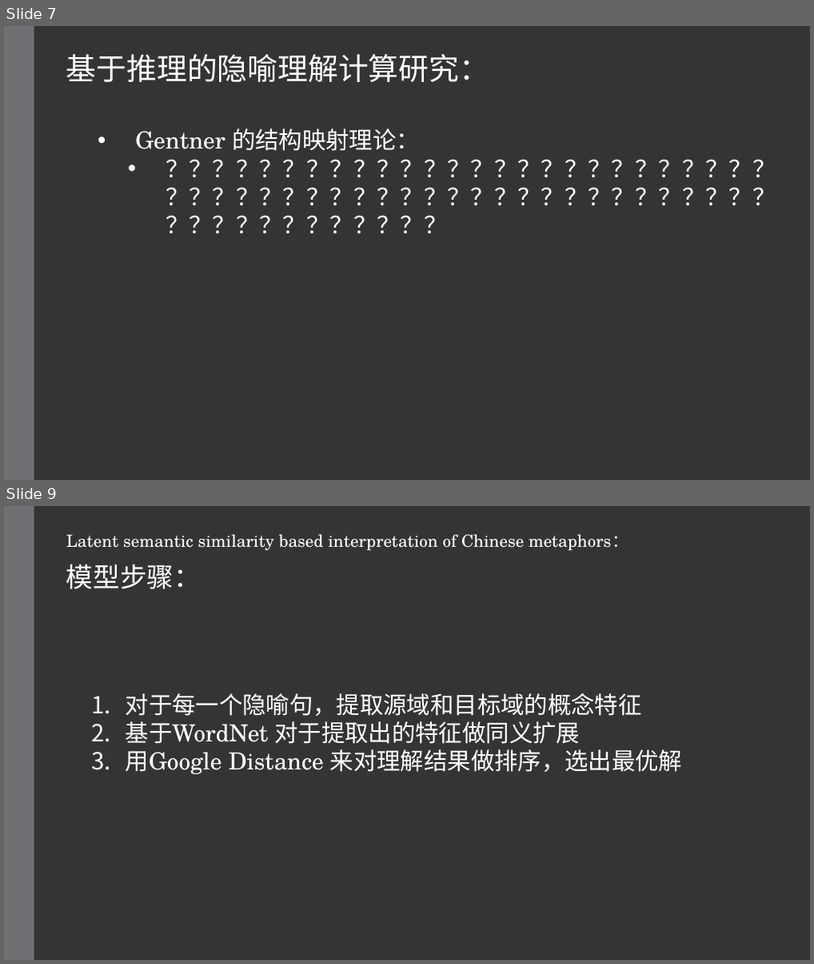
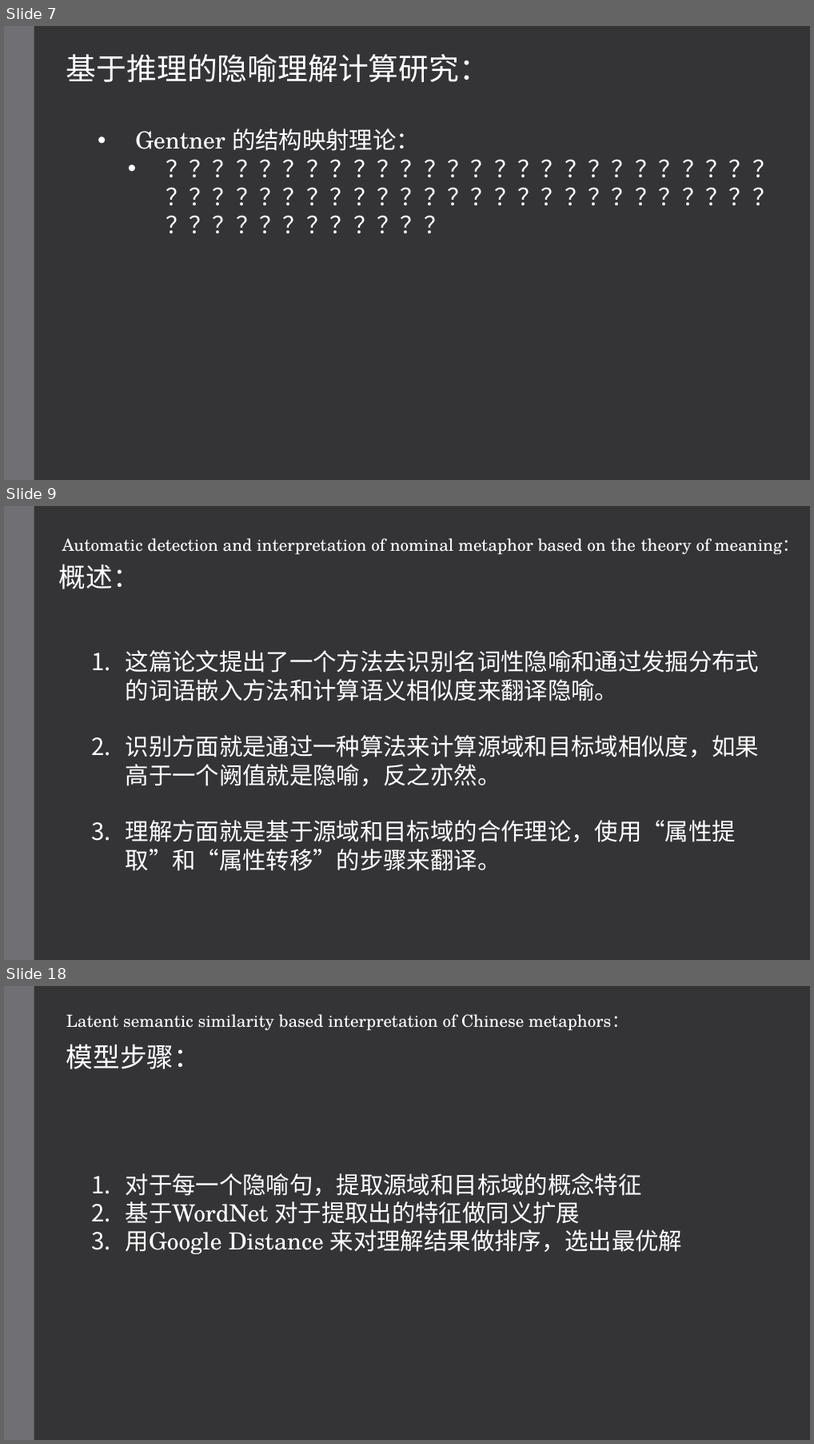
Before and after one commit to hixiaotian/metaphor_detection, a slide deck: 教学/20200809 metaphor interpretation.pptx. Shown one above the other, each under a label of ours: slides 7 and 9 before the commit, slides 7, 9 and 18 after it; the slides between them are not shown. The pictures are 814x964 and 814x1444 pixels, drawn with LibreOffice and Linux fonts; fonts in the diff are those of the drawing. Boxes give left, top, right and bottom in pixels: in the first picture for what was removed or moved away, otherwise in the second. Text is boxed around its words. In the diff, an @@ line names an element or a change of style, - is before the commit and + after.

```diff
--- a/教学/20200809 metaphor interpretation.pptx
+++ b/教学/20200809 metaphor interpretation.pptx
@@ slide 9 added at (4,506,810,960), background #353537; not listed: 1 template element that a slide beside it also shows @@
@@ text added at (62,538,800,555), 20 pt, text #FFFFFF @@
+Automatic detection and interpretation of nominal metaphor based on the theory of meaning：
@@ text added at (59,564,140,589), 32 pt, text #FFFFFF @@
+概述：
@@ text added at (126,650,760,871), 28 pt, text #FFFFFF @@
+1. 这篇论文提出了一个方法去识别名词性隐喻和通过发掘分布式的词语嵌入方法和计算语义相似度来翻译隐喻。
+2. 识别方面就是通过一种算法来计算源域和目标域相似度，如果高于一个阙值就是隐喻，反之亦然。
+3. 理解方面就是基于源域和目标域的合作理论，使用“属性提取”和“属性转移”的步骤来翻译。
@@ what was slide 9 is now slide 18 @@
```
Also in this commit, not shown: 1 slide changed, 8 other slides added.
